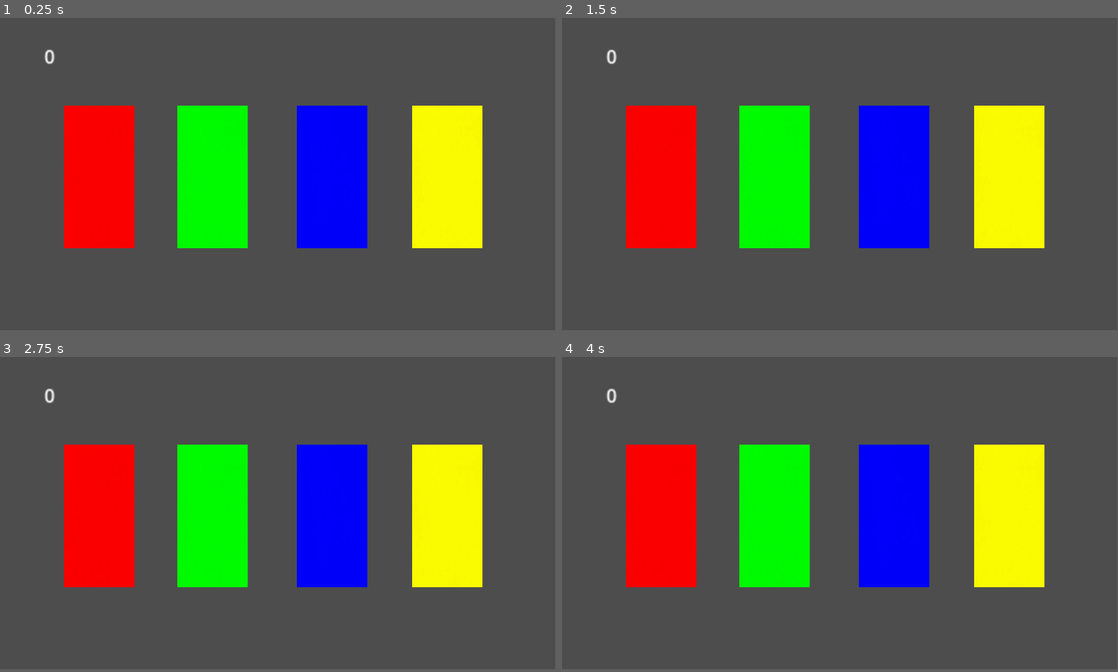
Above: before the commit, frames 1-4 (two rows, left to right).
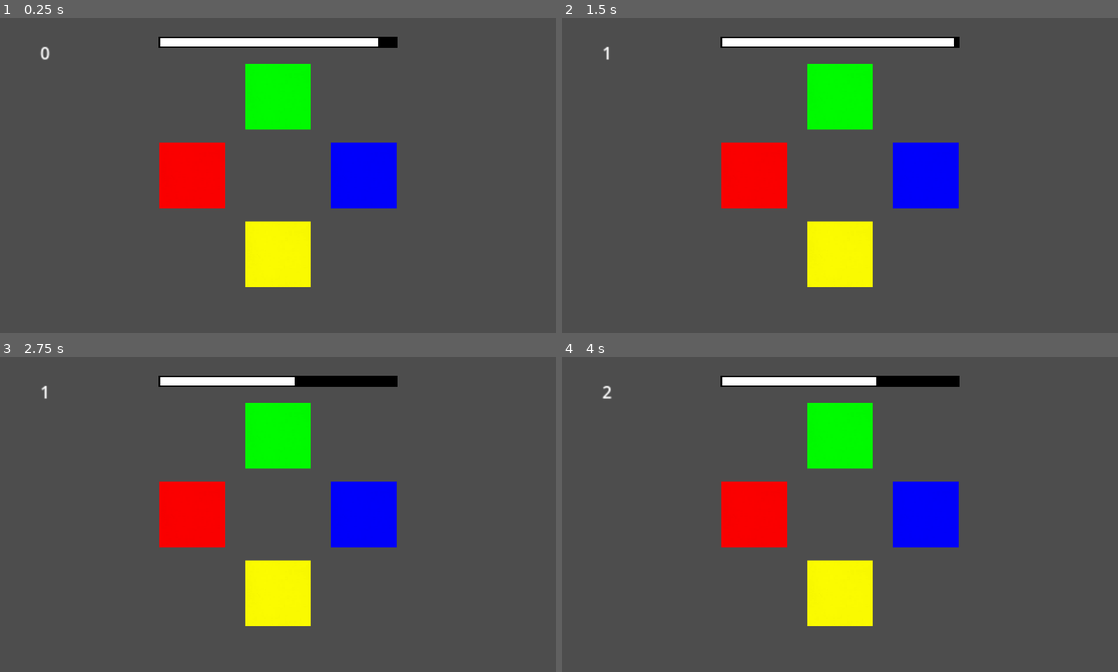
Above: after the commit, the same moments.

Repository: MahmoudElshrif/listen_game
Game: Godot game, scene res://game_manger.tscn
Two runs of this game, one before a commit and one after it. Both use one fixed random seed, a clock stepped at 60 frames per second and the inputs below.
Inputs (mouse positions are in pixels of both pictures, inside the frame that each line leads up to):
- Up to frame 1 (0.25 s): no input
- Up to frame 2 (1.5 s): tap Enter at 0.5 s; move the mouse to (962, 159) at 0.52 s; click (962, 159) at 0.6 s; tap Space at 1.25 s; move the mouse to (728, 191) at 1.27 s; click (728, 191) at 1.35 s
- Up to frame 3 (2.75 s): tap Enter at 2 s; move the mouse to (333, 445) at 2.02 s; click (333, 445) at 2.1 s
- Up to frame 4 (4 s): tap Space at 2.75 s; move the mouse to (812, 574) at 2.77 s; click (812, 574) at 2.85 s; tap Enter at 3.5 s; move the mouse to (1006, 558) at 3.52 s; click (1006, 558) at 3.6 s
The window is 799x449 before the commit and 800x453 after it. Grey fills any space a smaller window leaves; there, only what the larger window draws over its background counts as a difference.

The runs differ from the first frame. In frame 1, 30% of the frame differs, in the area x 7-87%, y 5-86%; in frame 2, 30%; in frame 3, 30%; in frame 4, 30%.

Commit message:
timer bar

Diff:
--- a/button.tscn
+++ b/button.tscn
@@ -4,6 +4,6 @@
 [ext_resource type="Texture2D" uid="uid://dsankxc2u63jx" path="res://assets/sprites/white.jpg" id="1_vxja4"]
 
 [node name="Button" type="Sprite2D"]
-scale = Vector2(0.6488888, 1.3155555)
+scale = Vector2(0.6666666, 0.6666667)
 texture = ExtResource("1_vxja4")
 script = ExtResource("1_n4tde")
--- a/game_manger.tscn
+++ b/game_manger.tscn
@@ -1,4 +1,6 @@
-[gd_scene load_steps=2 format=3 uid="uid://dgi7x1eshpt85"]
+[gd_scene load_steps=3 format=3 uid="uid://dgi7x1eshpt85"]
+
+[ext_resource type="PackedScene" uid="uid://cam8uvm1j1xtt" path="res://timer.tscn" id="1_fnvm8"]
 
 [sub_resource type="GDScript" id="GDScript_s16xd"]
 script/source = "extends Node2D
@@ -12,13 +14,13 @@
 	print(\"correct\")
 	score += 1
 	$Label.text = str(score)
+	$Timer.start()
 	load_next()
 
 func _on_mini_game_wrong() -> void:
 	print(\"lose\")
 	score = 0
 	$Label.text = str(score)
-	load_next()
 
 func load_next():
 	if(curgame):
@@ -30,6 +32,13 @@
 
 func _ready() -> void:
 	load_next()
+
+func _physics_process(delta: float) -> void:
+	$TimerBar.set_timer($Timer.time_left / $Timer.wait_time)
+
+
+func _on_timer_timeout() -> void:
+	curgame.timeout()
 "
 
 [node name="GameManger" type="Node2D"]
@@ -42,3 +51,13 @@
 offset_bottom = 75.0
 scale = Vector2(2.382225, 2.382225)
 text = "0"
+
+[node name="Timer" type="Timer" parent="."]
+wait_time = 3.0
+one_shot = true
+autostart = true
+
+[node name="TimerBar" parent="." instance=ExtResource("1_fnvm8")]
+position = Vector2(635, 55)
+
+[connection signal="timeout" from="Timer" to="." method="_on_timer_timeout"]
--- a/mini_game.gd
+++ b/mini_game.gd
@@ -9,6 +9,9 @@
 func _pressed(id : int):
 	pass
 
+func timeout():
+	wrong.emit()
+
 func _ready() -> void:
 	for i in range(elements.get_child_count()):
 		elements.get_children()[i].pressed.connect(_pressed)
--- a/project.godot
+++ b/project.godot
@@ -19,6 +19,11 @@
 
 TTSPlayer="*res://tts_player.tscn"
 
+[display]
+
+window/size/viewport_width=1270
+window/size/viewport_height=720
+
 [input]
 
 mouse={
--- /dev/null
+++ b/random_color.tscn
@@ -0,0 +1,5 @@
+[gd_scene format=3 uid="uid://cp7mipinee7j7"]
+
+[node name="RandomColor" type="Node2D"]
+
+[node name="Node2D" type="Node2D" parent="."]
--- a/simple_color.tscn
+++ b/simple_color.tscn
@@ -10,15 +10,13 @@
 [node name="elements" type="Node2D" parent="."]
 
 [node name="Button" parent="elements" instance=ExtResource("1_0wh6f")]
-position = Vector2(205.99998, 329.99997)
+position = Vector2(438.99997, 360.00003)
 
 [node name="Button2" parent="elements" instance=ExtResource("1_0wh6f")]
-position = Vector2(440.99997, 329.99997)
+position = Vector2(635.0001, 179.99995)
 
 [node name="Button3" parent="elements" instance=ExtResource("1_0wh6f")]
-position = Vector2(688.99994, 329.99997)
+position = Vector2(831, 360.00003)
 
 [node name="Button4" parent="elements" instance=ExtResource("1_0wh6f")]
-position = Vector2(928, 329.99997)
-
-[node name="tts" type="AudioStreamPlayer" parent="."]
+position = Vector2(635, 540)
--- /dev/null
+++ b/timer.gd
@@ -0,0 +1,12 @@
+extends Node2D
+
+var fullsize : float
+var cursize : float
+
+func _ready() -> void:
+	fullsize = $bar.size.x
+
+
+func set_timer(amount : float):
+	cursize = lerp(0.,fullsize, amount)
+	$bar.size.x = lerp($bar.size.x, cursize,0.7)
--- /dev/null
+++ b/timer.tscn
@@ -0,0 +1,33 @@
+[gd_scene load_steps=2 format=3 uid="uid://cam8uvm1j1xtt"]
+
+[ext_resource type="Script" uid="uid://cn2yksgh0837" path="res://timer.gd" id="1_qdhxh"]
+
+[node name="Timer" type="Node2D"]
+script = ExtResource("1_qdhxh")
+
+[node name="bar2" type="ColorRect" parent="."]
+anchors_preset = 8
+anchor_left = 0.5
+anchor_top = 0.5
+anchor_right = 0.5
+anchor_bottom = 0.5
+offset_left = -273.0
+offset_top = -12.5
+offset_right = 273.0
+offset_bottom = 12.5
+grow_horizontal = 2
+grow_vertical = 2
+color = Color(0, 0, 0, 1)
+
+[node name="bar" type="ColorRect" parent="."]
+anchors_preset = 8
+anchor_left = 0.5
+anchor_top = 0.5
+anchor_right = 0.5
+anchor_bottom = 0.5
+offset_left = -269.5
+offset_top = -9.5
+offset_right = 269.5
+offset_bottom = 9.5
+grow_horizontal = 2
+grow_vertical = 2
Not shown, added: timer.gd.uid
